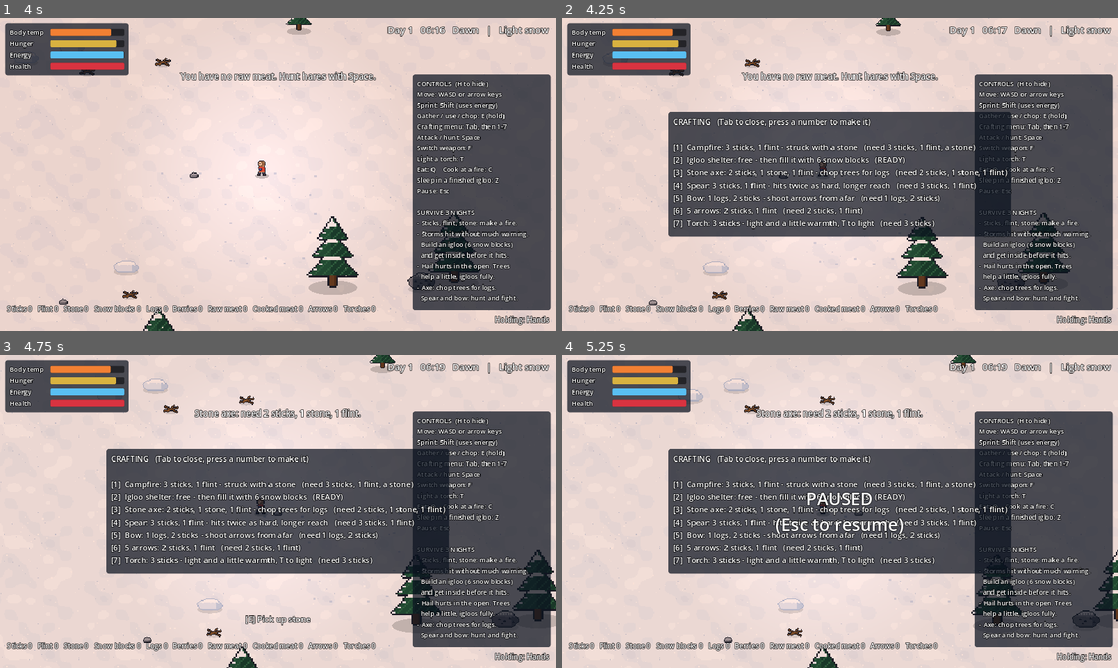
Above: before the commit, frames 1-4 (two rows, left to right).
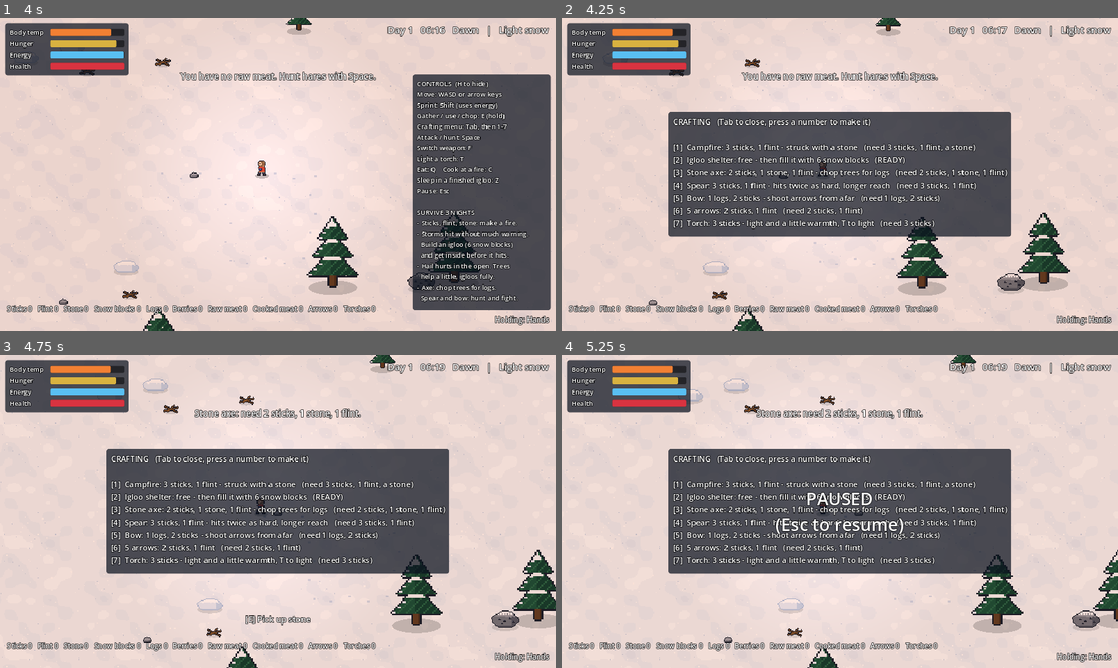
Above: after the commit, the same moments.

Repository: erik123567/Igloo
Game: Godot game, scene res://main.tscn
Same seed, same stepped clock (60 frames per second), same inputs: the game is played once before the commit and once after it.
Inputs:
- Up to frame 1 (4 s): tap Enter (continue) at 0.5, 1.35 s; hold D (move_right) 0.53-1.28 s; tap Space (attack) at 0.6 s; hold S (move_down) 1.28-2.03 s; hold D (move_right) 2.03-2.78 s; tap C (cook) at 2.1 s; hold W (move_up) 2.78-3.53 s; tap 1 (craft_1) at 2.85 s; hold A (move_left) from 3.53 s (still down); tap 2 (craft_2) at 3.6 s
- Up to frame 2 (4.25 s): keep holding A (move_left); tap Tab (craft_menu) at 4.15 s
- Up to frame 3 (4.75 s): keep holding A (move_left); tap 3 (craft_3) at 4.35 s
- Up to frame 4 (5.25 s): tap Escape (pause) at 4.9 s; release A (move_left) at 5.03 s; hold S (move_down) from 5.03 s (still down); tap 4 (craft_4) at 5.1 s

Frame 1 is identical in both runs. In frame 2, 18% of the frame differs, in the area x 74-100%, y 18-94%; in frame 3, 18%; in frame 4, 18%.

Commit message:
Hide the help panel while crafting
Co-Authored-By: Claude Opus 5.5 <noreply@anthropic.com>
Claude-Session: https://claude.ai/code/session_01YCsowYakhHQPR7bwZeZjoV

Diff:
--- a/scripts/hud.gd
+++ b/scripts/hud.gd
@@ -287,6 +287,8 @@
 func set_craft_open(open: bool) -> void:
 	craft_open = open
 	_craft.visible = open
+	if open:
+		_help.visible = false
 
 
 func play_sleep(on_dark: Callable) -> void:
